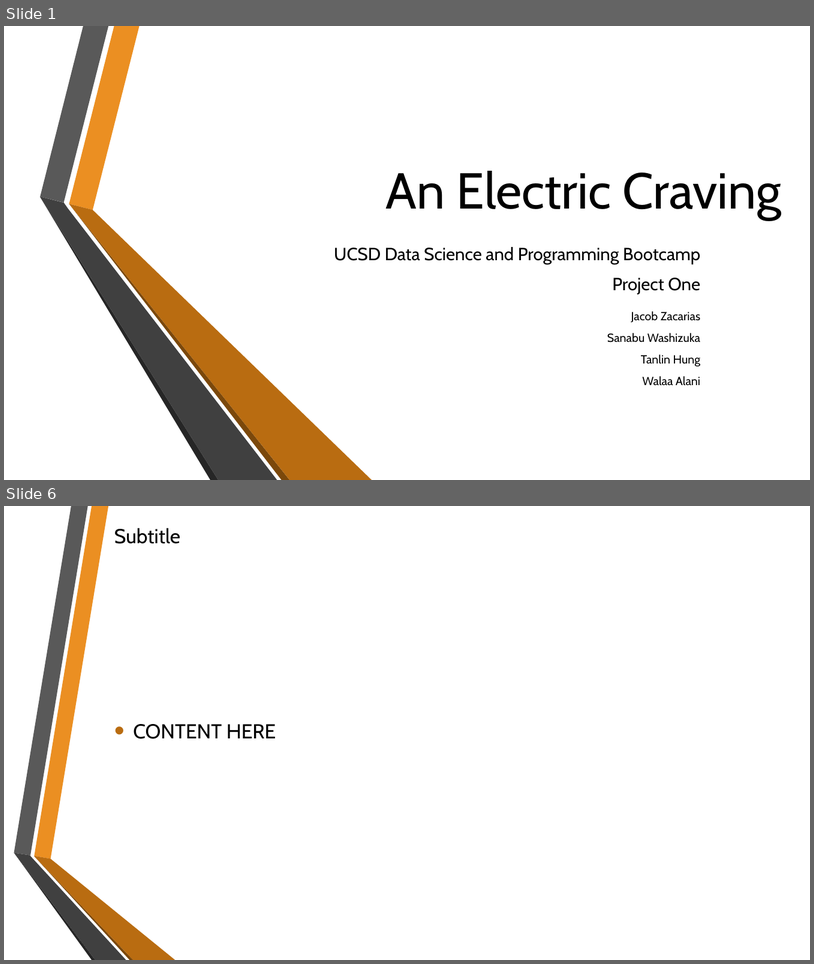
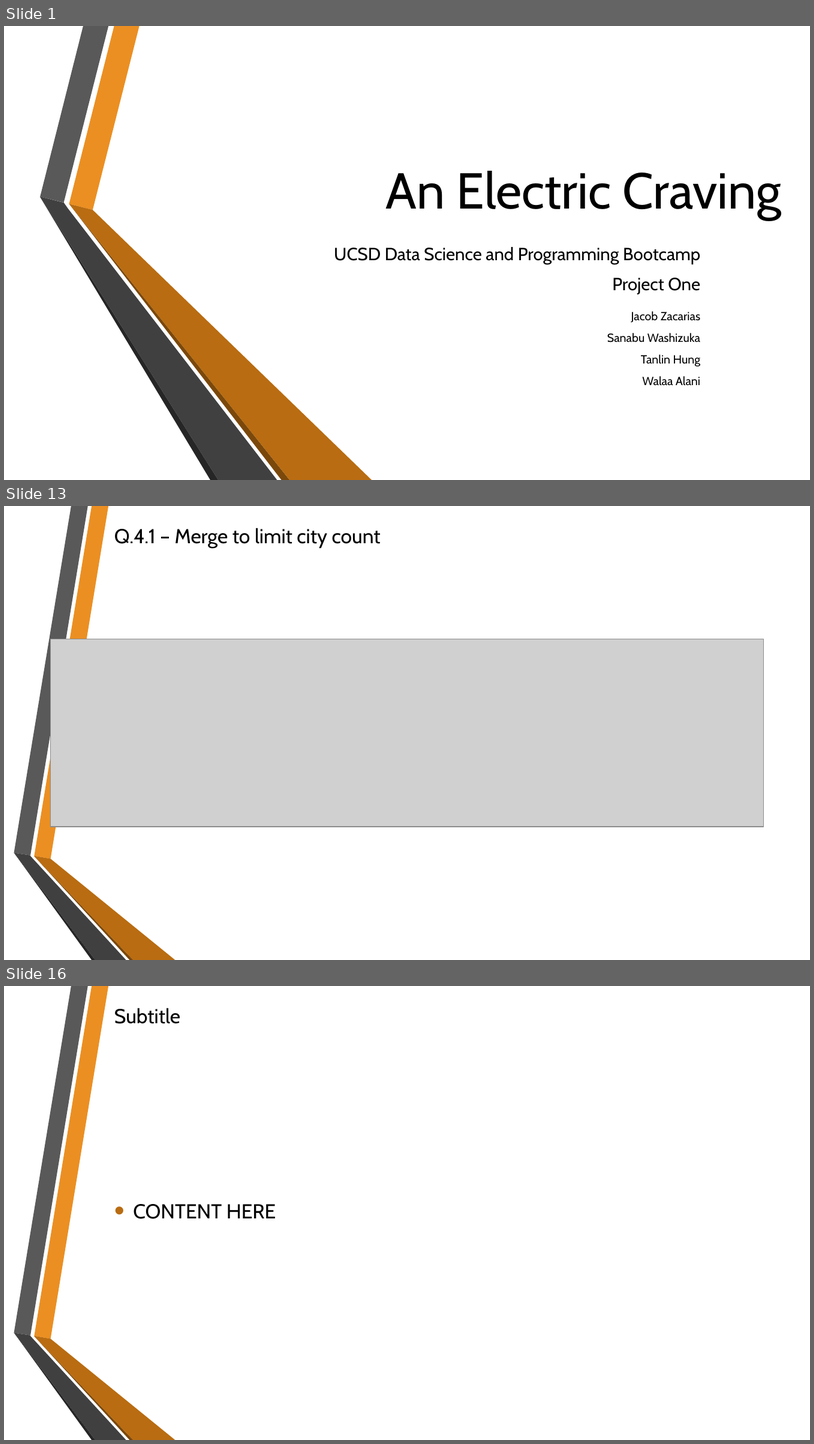
Before and after one commit to SanabuW/project-one, a slide deck: An Electric Craving.pptx. Shown one above the other, each under a label of ours: slides 1 and 6 before the commit, slides 1, 13 and 16 after it; the slides between them are not shown. The pictures are 814x964 and 814x1444 pixels, drawn with LibreOffice and Linux fonts; fonts in the diff are those of the drawing; grey boxes stand for pictures; background and template pictures are left out. Boxes give left, top, right and bottom in pixels: in the first picture for what was removed or moved away, otherwise in the second. Text is boxed around its words. In the diff, an @@ line names an element or a change of style, - is before the commit and + after.

```diff
--- a/An Electric Craving.pptx
+++ b/An Electric Craving.pptx
@@ slide 13 added at (x1=4, y1=506, x2=810, y2=960), background picture (left out); not listed: 6 template elements that a slide beside it also shows @@
@@ title added at (x1=114, y1=528, x2=381, y2=548), 24 pt, text #000000 @@
+Q.4.1 – Merge to limit city count
@@ picture added at (x1=51, y1=639, x2=764, y2=826) @@
@@ what was slide 6 is now slide 16 @@
```
Also in this commit, not shown: 2 slides changed, 11 other slides added, 2 slides removed, 19 other files.
